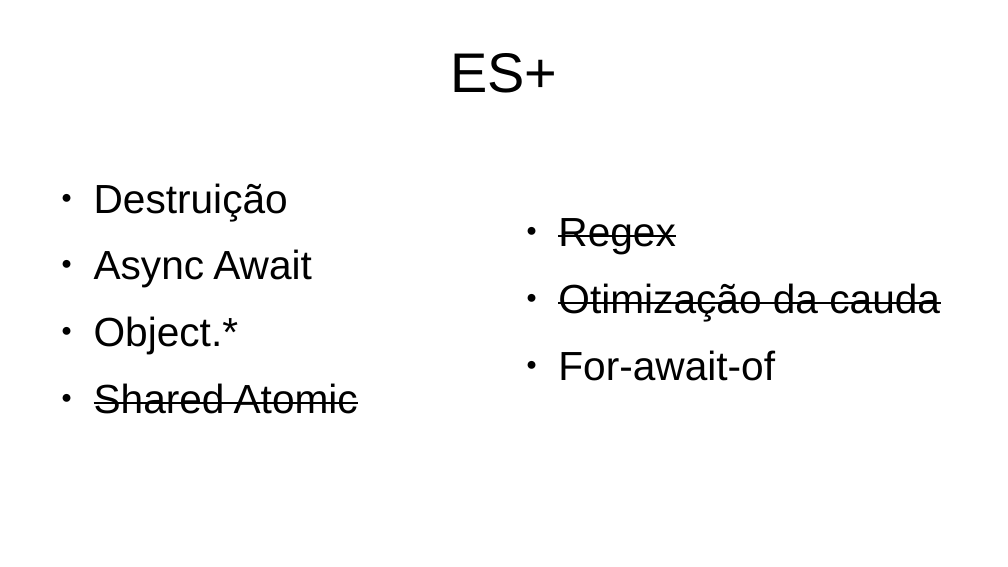
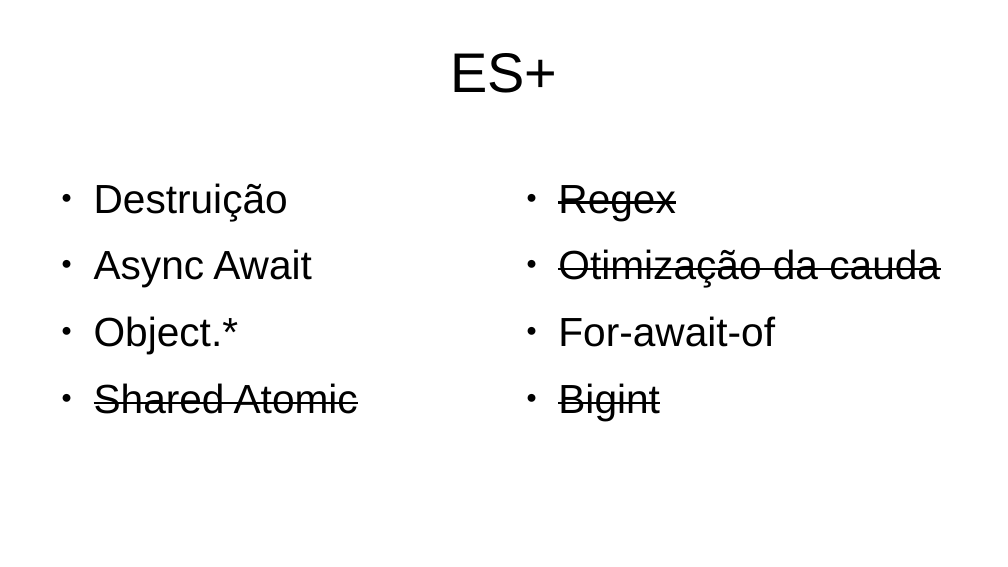
Before and after one commit to itacirgabral/redeflex, a slide deck: slide 5 of index.odp (slide 6 before the commit). Drawn at 1008x567 pixels with LibreOffice and Linux fonts; fonts in the diff are those of the drawing. Boxes give left, top, right and bottom in pixels: in the first picture for what was removed or moved away, otherwise in the second. Text is boxed around its words. In the diff, an @@ line names an element or a change of style, - is before the commit and + after.

```diff
--- a/index.odp
+++ b/index.odp
@@ text at (558, 383, 660, 421): paragraph added @@
+● Bigint
```
Also in this commit, not shown: 3 other slides changed, 1 slide removed, 6 other files.
